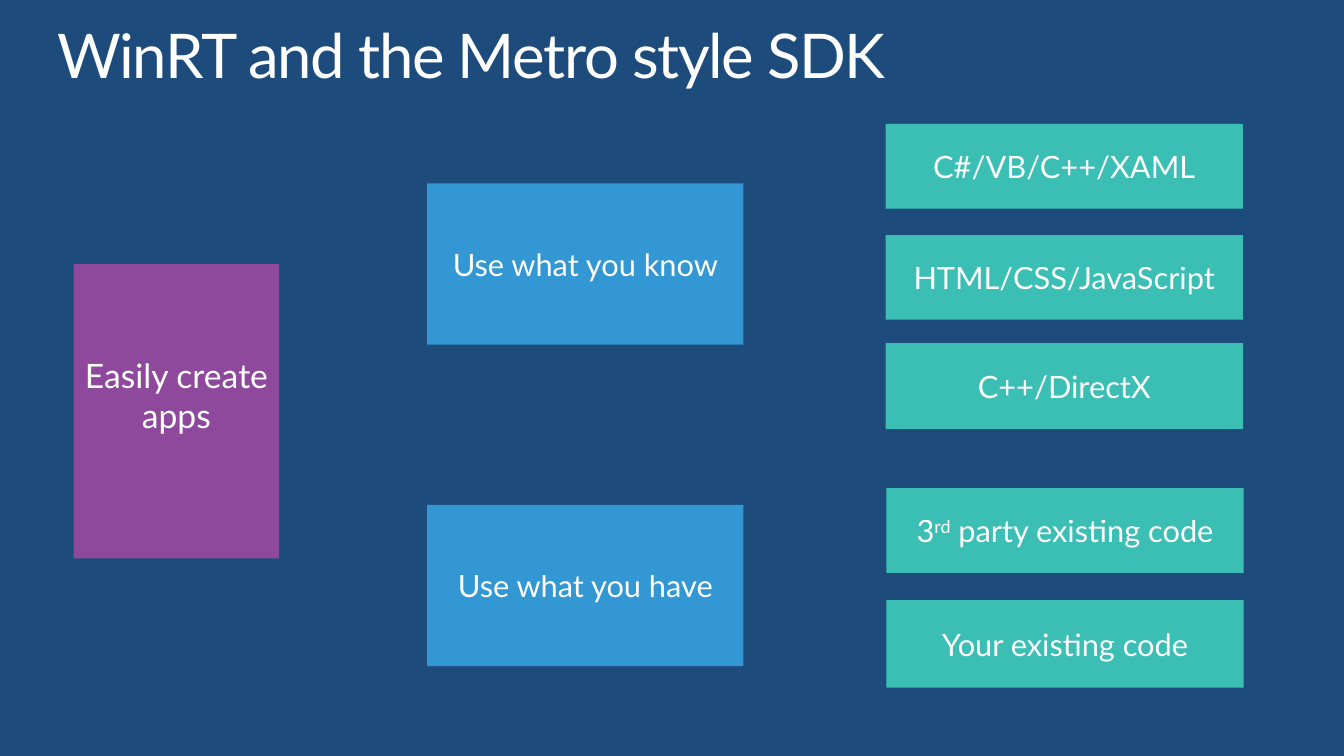
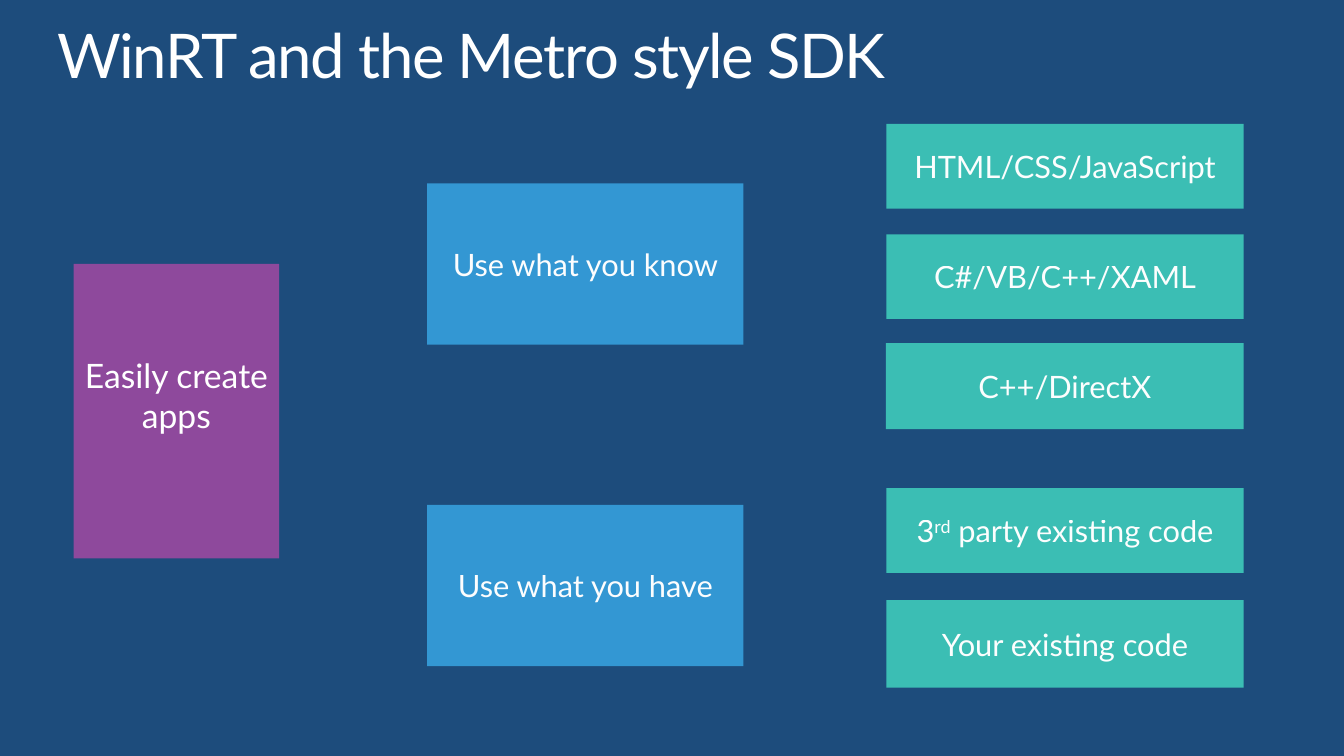
Before and after one commit to jflam/talk, a slide deck: slide 13 of slides/DEV350 Using Windows Runtime and SDK to build Metro style Apps.pptx. Drawn at 1344x756 pixels with LibreOffice and Linux fonts; fonts in the diff are those of the drawing. Boxes give left, top, right and bottom in pixels: in the first picture for what was removed or moved away, otherwise in the second. Text is boxed around its words. In the diff, an @@ line names an element or a change of style, - is before the commit and + after.

```diff
--- a/slides/DEV350 Using Windows Runtime and SDK to build Metro style Apps.pptx
+++ b/slides/DEV350 Using Windows Runtime and SDK to build Metro style Apps.pptx
@@ rectangle "HTML/CSS/JavaScript": place and size @@
-rectangle "HTML/CSS/JavaScript" at [885,235,1242,320]
+rectangle "HTML/CSS/JavaScript" at [886,124,1243,209]
@@ rectangle "C#/VB/C++/XAML": place and size @@
-rectangle "C#/VB/C++/XAML" at [885,124,1242,209]
+rectangle "C#/VB/C++/XAML" at [886,234,1243,319]
```
Also in this commit, not shown: 5 other slides changed.
